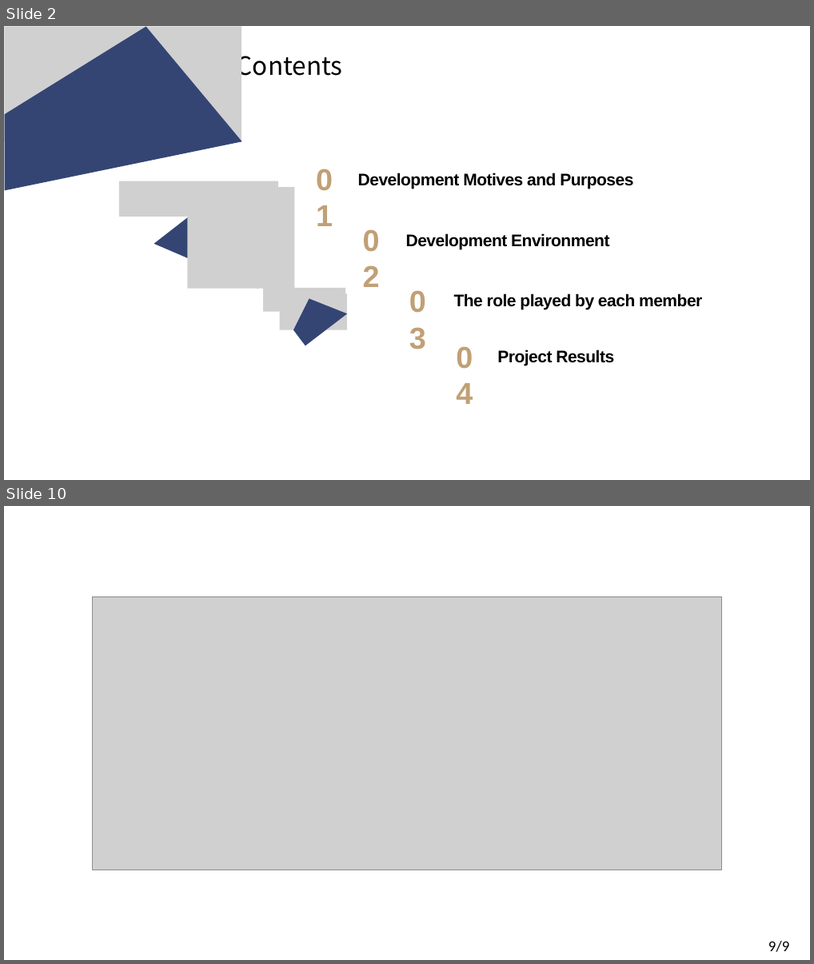
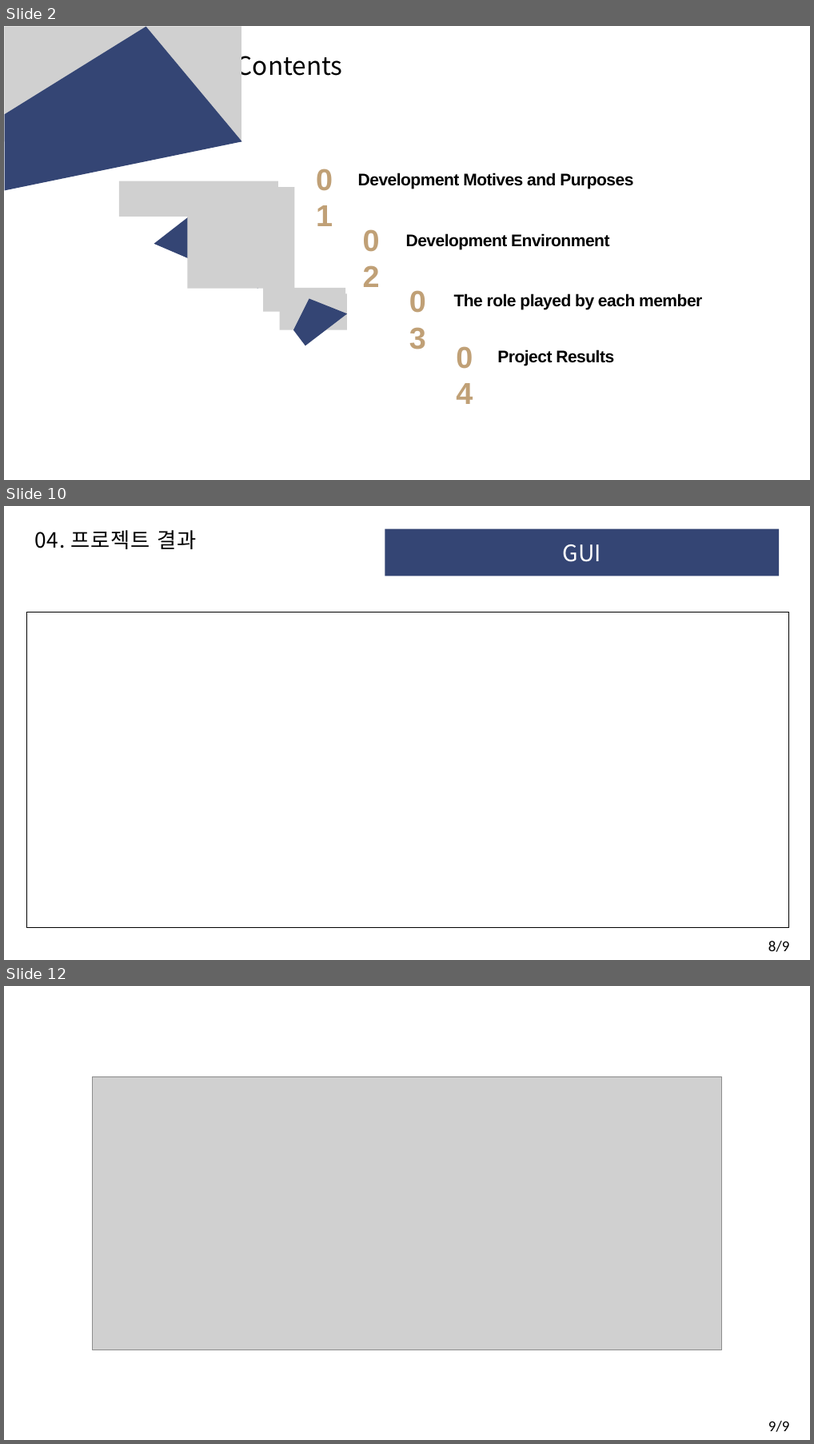
Before and after one commit to pgw3435/B, a slide deck: 오픈소스B.pptx. Shown one above the other, each under a label of ours: slides 2 and 10 before the commit, slides 2, 10 and 12 after it; the slides between them are not shown. The pictures are 814x964 and 814x1444 pixels, drawn with LibreOffice and Linux fonts; fonts in the diff are those of the drawing; grey boxes stand for pictures. Boxes give left, top, right and bottom in pixels: in the first picture for what was removed or moved away, otherwise in the second. Text is boxed around its words. In the diff, an @@ line names an element or a change of style, - is before the commit and + after.

```diff
--- a/오픈소스B.pptx
+++ b/오픈소스B.pptx
@@ slide 10 added at (x1=4, y1=506, x2=810, y2=960), background #FFFFFF @@
@@ rectangle added at (x1=385, y1=529, x2=779, y2=576), fill #344574, 27 pt, text #FFFFFF @@
+GUI
@@ text added at (x1=34, y1=530, x2=196, y2=549), 25 pt, text #000000 @@
+04. 프로젝트 결과
@@ rectangle added at (x1=27, y1=612, x2=790, y2=928), outline #000000 1 pt @@
@@ text added at (x1=769, y1=940, x2=790, y2=952), 18 pt, text #000000 @@
+8/9
@@ what was slide 10 is now slide 12 @@
```
Also in this commit, not shown: 6 slides changed, 3 other slides added, 2 slides removed.
